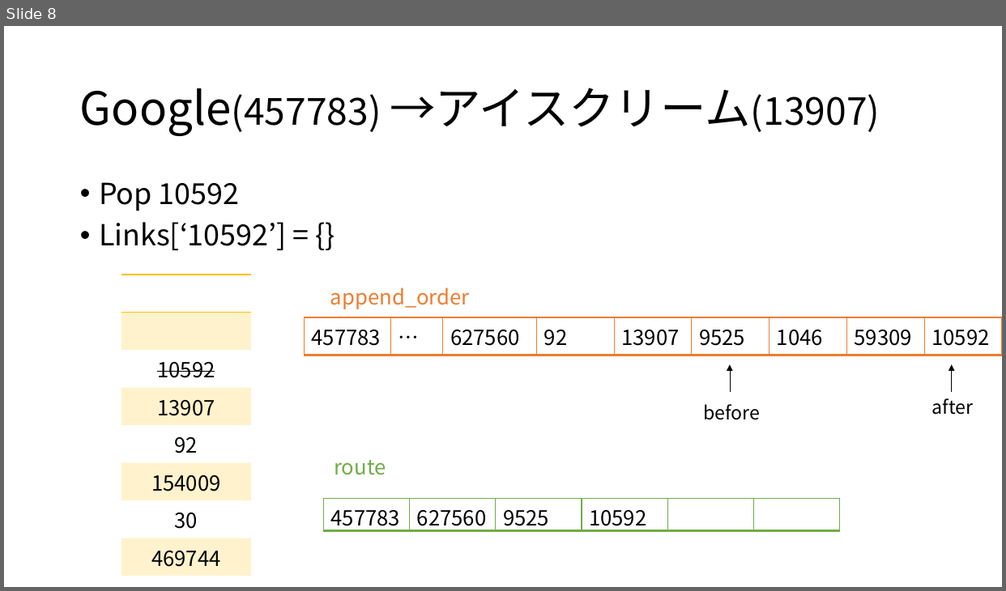
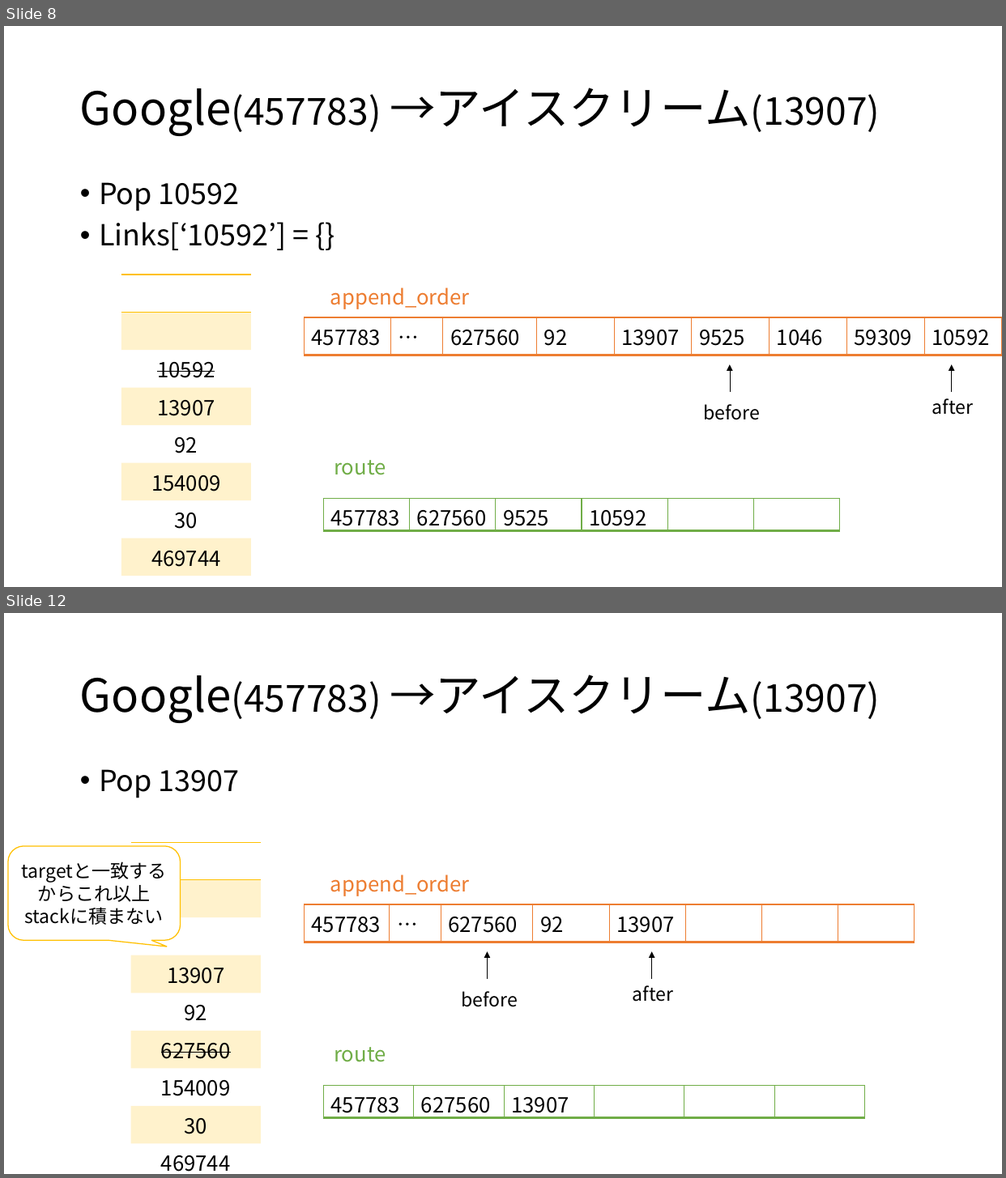
Before and after one commit to Yusen26/STEP-week4, a slide deck: グラフアルゴリズムの実装（DFS）.pptx. Shown one above the other, each under a label of ours: slide 8 before the commit, slides 8 and 12 after it; the slides between them are not shown. The pictures are 1006x591 and 1006x1178 pixels, drawn with LibreOffice and Linux fonts; fonts in the diff are those of the drawing. Boxes give left, top, right and bottom in pixels: in the first picture for what was removed or moved away, otherwise in the second. Text is boxed around its words. In the diff, an @@ line names an element or a change of style, - is before the commit and + after.

```diff
--- a/グラフアルゴリズムの実装（DFS）.pptx
+++ b/グラフアルゴリズムの実装（DFS）.pptx
@@ slide 12 added at bbox=[4, 613, 1002, 1174], background #FFFFFF @@
@@ title added at bbox=[80, 675, 880, 723], 36 pt, text #000000 @@
+Google(457783) →アイスクリーム(13907)
@@ text added at bbox=[99, 769, 240, 798], 28 pt, text #000000 @@
+• Pop 13907
@@ rounded speech box added at bbox=[8, 846, 180, 941], fill #FFFFFF, outline #FFC000 1 pt, 18 pt, text #000000 @@
+targetと一致するからこれ以上stackに積まない
@@ table added at bbox=[131, 842, 261, 1174], 10 rows, 1 columns @@
+
+
+
+13907
+92
+627560
+154009
+30
+469744
+3490
@@ text added at bbox=[330, 875, 470, 897], 20 pt, text #ED7D31 @@
+append_order
@@ table added at bbox=[305, 905, 915, 937], 1 rows, 8 columns @@
+457783 | … | 627560 | 92 | 13907 |  |  | 
@@ arrow added from (487, 980) to (487, 952), #000000 0.5 pt @@
@@ arrow added from (652, 980) to (652, 952), #000000 0.5 pt @@
@@ text added at bbox=[461, 991, 518, 1007], 18 pt, text #000000 @@
+before
@@ text added at bbox=[633, 986, 674, 1002], 18 pt, text #000000 @@
+after
@@ text added at bbox=[334, 1047, 386, 1063], 20 pt, text #70AD47 @@
+route
@@ table added at bbox=[324, 1085, 867, 1122], 1 rows, 6 columns @@
+457783 | 627560 | 13907 |  |  | 
```
Also in this commit, not shown: 2 other slides added, 1 slide removed.
